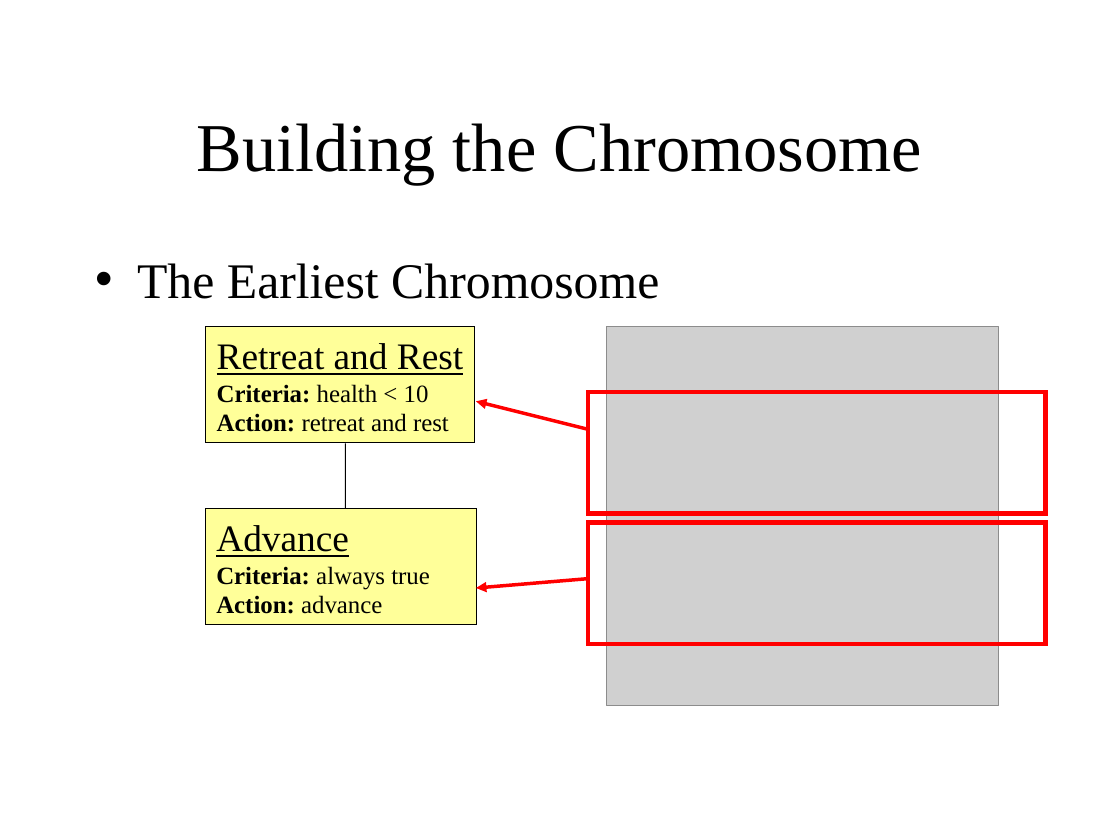
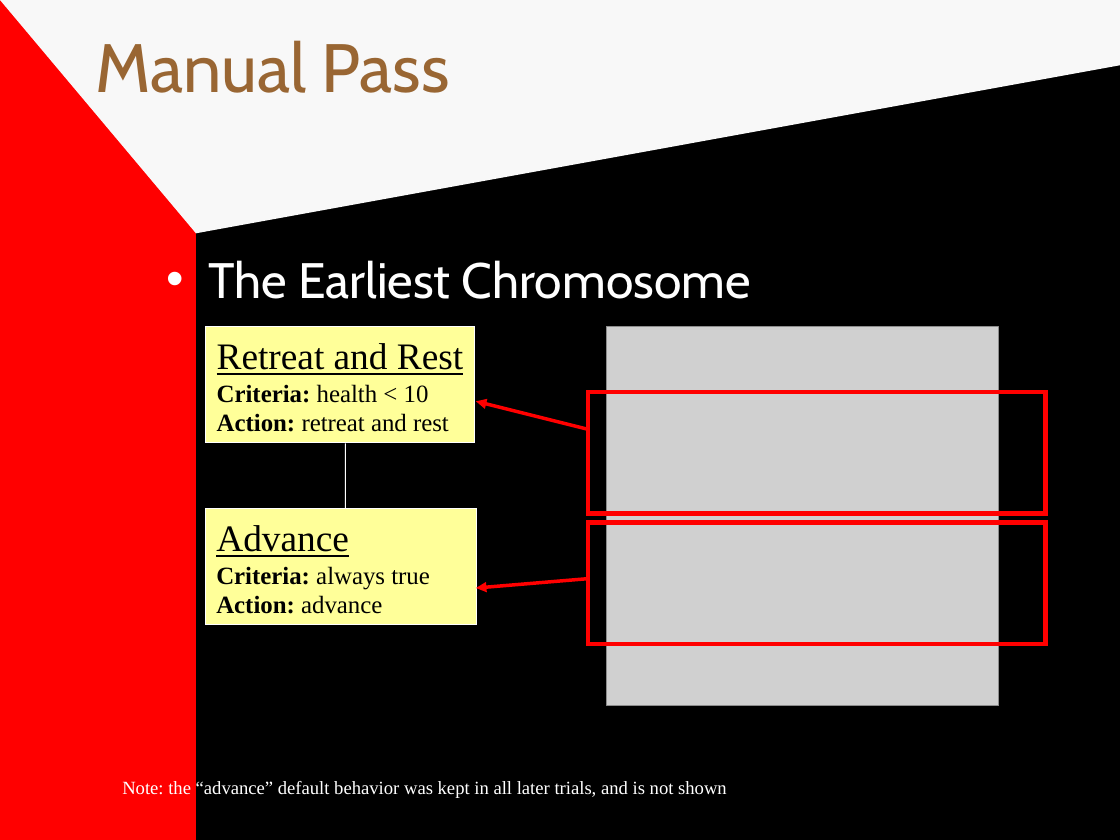
Before and after one commit to jkbishop8/GeneticAlgorithmsForAI, a slide deck: slide 15 of genetic_algorithms_and_rubywarrior_presentation.ppt (slide 10 before the commit). Drawn at 1120x840 pixels with LibreOffice and Linux fonts; fonts in the diff are those of the drawing; grey boxes stand for pictures. Boxes give left, top, right and bottom in pixels: in the first picture for what was removed or moved away, otherwise in the second. Text is boxed around its words. In the diff, an @@ line names an element or a change of style, - is before the commit and + after.

```diff
--- a/genetic_algorithms_and_rubywarrior_presentation.ppt
+++ b/genetic_algorithms_and_rubywarrior_presentation.ppt
@@ background #FFFFFF to #808080 @@
@@ rectangle added at box(0, 0, 196, 840), fill #FF0000 @@
@@ freeform shape added at box(0, 0, 1120, 233), fill #F8F8F8 @@
@@ rectangle added at box(196, 0, 1120, 840), fill #000000 @@
@@ title added at box(95, 40, 450, 93), 44 pt, text #996633 @@
+Manual Pass
@@ title removed at box(197, 123, 923, 185) @@
-Building the Chromosome
@@ text "The Earliest Chromosome": place and size @@
-text "The Earliest Chromosome" at box(137, 263, 659, 299)
+text "The Earliest Chromosome" at box(208, 260, 751, 299)
@@ text "The Earliest Chromosome" at box(208, 260, 751, 299): font Times New Roman to Cabin, text colour #000000 to #FFFFFF; bullet colour #000000 to #FFFFFF @@
@@ rectangle "Retreat and Rest" at box(206, 327, 475, 444): outline #000000 0.51 pt to #FFFFFF 0.51 pt @@
@@ line (345, 444) - (345, 508): stroke #000000 0.74 pt to #FFFFFF 0.74 pt @@
@@ rectangle "Advance" at box(205, 508, 476, 625): outline #000000 0.51 pt to #FFFFFF 0.51 pt @@
@@ text added at box(122, 781, 727, 798), 12 pt, text #FFFFFF @@
+Note: the “advance” default behavior was kept in all later trials, and is not shown
```
Also in this commit, not shown: 22 other slides changed, 27 slides added, 1 slide removed.
